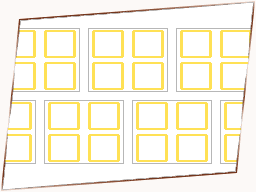
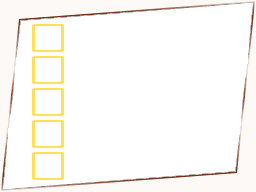
Comparing the layer stacks of the two w=256, h=192 images. Changes:
showed group "Group 2" (5 layers) over [32, 24, 64, 180]
hid group "Group 1" (14 layers) over [5, 28, 251, 164]
